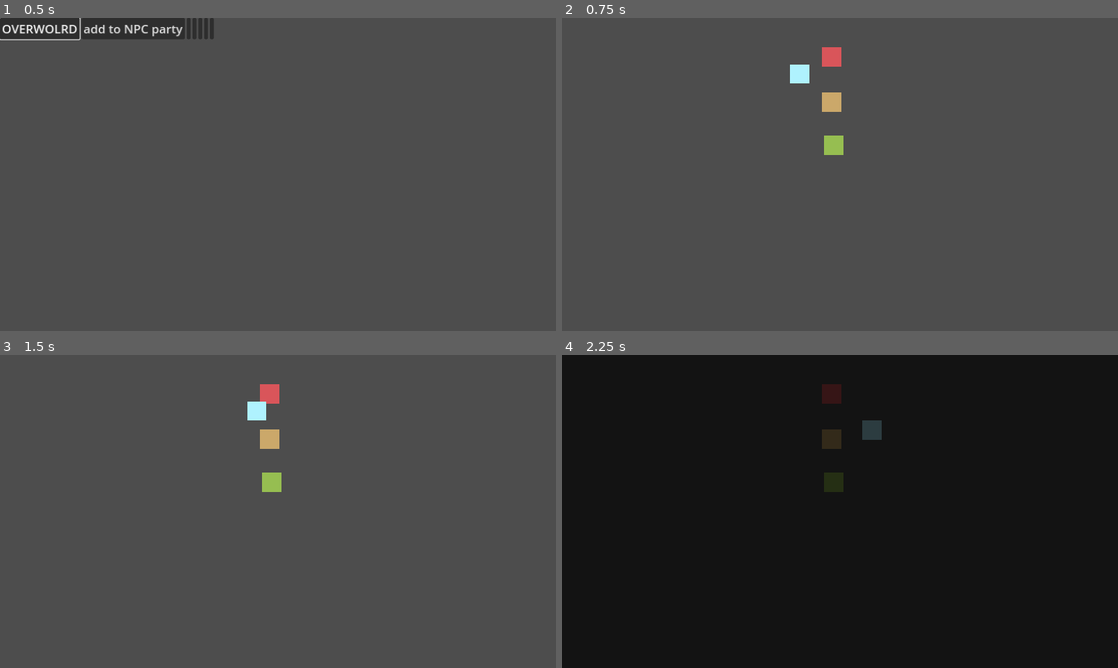
Above: before the commit, frames 1-4 (two rows, left to right).
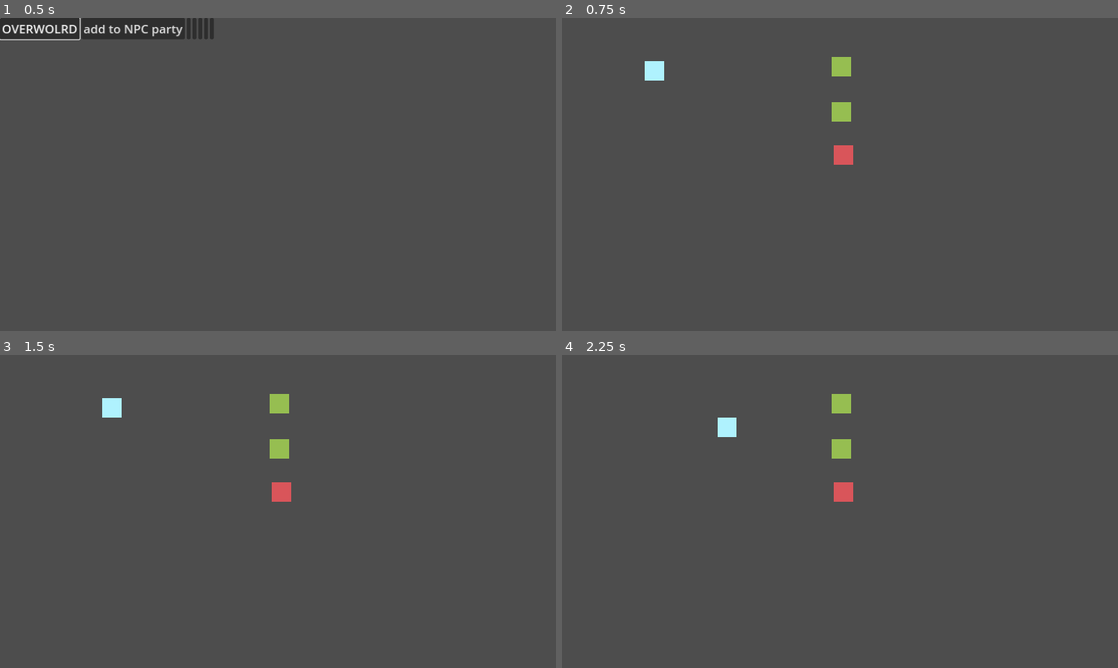
Above: after the commit, the same moments.

Repository: Where-is-my-input/Erratic-Seasons
Game: Godot game, scene res://game_scenes/n_2d_debug_scene.tscn
Two runs of this game, one before a commit and one after it. Both use one fixed random seed, a clock stepped at 60 frames per second and the inputs below.
Inputs:
- Up to frame 1 (0.5 s): no input
- Up to frame 2 (0.75 s): click "OVERWOLRD" at 0.5 s
- Up to frame 3 (1.5 s): tap Enter at 1.25 s; hold D (right) from 1.28 s (still down)
- Up to frame 4 (2.25 s): release D (right) at 2.03 s; hold S (down) from 2.03 s (still down)

Frame 1 is identical in both runs. In frame 2, 1.6% of the frame differs, in the area x 14-53%, y 9-47%; in frame 3, 1.6%; in frame 4, 100%, in the area x 0-100%, y 0-100%.

Commit message:
RandomEncounterGenerator
Now the encounters are completly random, you can add more encounters if you want and also the positions that they will spawn, just add more Markers2D

Diff:
--- a/game_scenes/Camp/camp_scene.gd
+++ b/game_scenes/Camp/camp_scene.gd
@@ -5,7 +5,6 @@
 # Called when the node enters the scene tree for the first time.
 func _ready() -> void:
 	transition.play("fadeIn")
-
 
 func _on_gb_bt_pressed() -> void:
 	get_tree().change_scene_to_packed(Global.OwScene)
--- /dev/null
+++ b/game_scenes/Encounters/encounter_randomizer.gd
@@ -0,0 +1,29 @@
+extends Node2D
+
+@export var encounterToRandom : Array[PackedScene]
+
+@onready var encounterPositions : Array[Marker2D]
+
+var rng = RandomNumberGenerator.new()
+var randomValue := 0.0 as float
+var posArray : Array
+# Called when the node enters the scene tree for the first time.
+func _ready() -> void:
+	AddEncounterPos()
+	SpawnRandomEncounter()
+
+func AddEncounterPos() -> void:
+	var markersParent := get_tree().get_first_node_in_group("Markers")
+	for child in markersParent.get_children():
+		encounterPositions.append(child)
+
+func SpawnRandomEncounter() -> void:
+	var posInt = 0
+	for encounter in encounterToRandom:
+		rng.randomize()
+		randomValue = rng.randi_range(0, encounterToRandom.size()-1)
+		var newEncounter = encounterToRandom[randomValue].instantiate()
+		#newEncounter.global_position = posArray[posInt].global_position
+		newEncounter.global_position = encounterPositions[posInt].global_position
+		get_tree().root.call_deferred("add_child", newEncounter)
+		posInt += 1
--- /dev/null
+++ b/game_scenes/Encounters/encounter_randomizer.tscn
@@ -0,0 +1,10 @@
+[gd_scene load_steps=5 format=3 uid="uid://rgqg43yijq67"]
+
+[ext_resource type="Script" path="res://game_scenes/Encounters/encounter_randomizer.gd" id="1_02m4j"]
+[ext_resource type="PackedScene" uid="uid://fvjcpt3k6ej" path="res://game_scenes/Encounters/battleEncounter.tscn" id="2_cy3y2"]
+[ext_resource type="PackedScene" uid="uid://clr7jtuuj3p2" path="res://game_scenes/Encounters/camp_encounter.tscn" id="3_v8h42"]
+[ext_resource type="PackedScene" uid="uid://cu0slxcj8evyf" path="res://game_scenes/Encounters/trade_encounter.tscn" id="4_0b1xy"]
+
+[node name="EncounterRandomizer" type="Node2D"]
+script = ExtResource("1_02m4j")
+encounterToRandom = Array[PackedScene]([ExtResource("2_cy3y2"), ExtResource("3_v8h42"), ExtResource("4_0b1xy")])
--- a/game_scenes/OverWorld/over_world.tscn
+++ b/game_scenes/OverWorld/over_world.tscn
@@ -1,20 +1,22 @@
-[gd_scene load_steps=5 format=3 uid="uid://ymrq80vwk5l8"]
+[gd_scene load_steps=3 format=3 uid="uid://ymrq80vwk5l8"]
 
-[ext_resource type="PackedScene" uid="uid://fvjcpt3k6ej" path="res://game_scenes/Encounters/battleEncounter.tscn" id="1_b7ysv"]
-[ext_resource type="PackedScene" uid="uid://clr7jtuuj3p2" path="res://game_scenes/Encounters/camp_encounter.tscn" id="2_fa4cw"]
-[ext_resource type="PackedScene" uid="uid://cu0slxcj8evyf" path="res://game_scenes/Encounters/trade_encounter.tscn" id="3_lshge"]
 [ext_resource type="PackedScene" uid="uid://chkx3qr4edy" path="res://game_scenes/OverWorld/OWCharacter/over_world_character.tscn" id="4_omhwd"]
+[ext_resource type="PackedScene" uid="uid://rgqg43yijq67" path="res://game_scenes/Encounters/encounter_randomizer.tscn" id="5_7ppo1"]
 
 [node name="OverWorld" type="Node2D"]
 
-[node name="battleEncounter" parent="." instance=ExtResource("1_b7ysv")]
-position = Vector2(539, 61)
+[node name="OverWorldCharacter" parent="." instance=ExtResource("4_omhwd")]
+position = Vector2(172, 90)
 
-[node name="CampEncounter" parent="." instance=ExtResource("2_fa4cw")]
-position = Vector2(539, 154)
+[node name="EncounterRandomizer" parent="." instance=ExtResource("5_7ppo1")]
 
-[node name="TradeEncounter" parent="." instance=ExtResource("3_lshge")]
-position = Vector2(543, 244)
+[node name="Markers" type="Node" parent="." groups=["Markers"]]
 
-[node name="OverWorldCharacter" parent="." instance=ExtResource("4_omhwd")]
-position = Vector2(472, 96)
+[node name="EncounterPos1" type="Marker2D" parent="Markers"]
+position = Vector2(559, 81)
+
+[node name="EncounterPos2" type="Marker2D" parent="Markers"]
+position = Vector2(559, 174)
+
+[node name="EncounterPos3" type="Marker2D" parent="Markers"]
+position = Vector2(563, 264)
--- a/game_scenes/battle.tscn
+++ b/game_scenes/battle.tscn
@@ -66,7 +66,7 @@
 "times": PackedFloat32Array(1),
 "transitions": PackedFloat32Array(1),
 "update": 1,
-"values": [true]
+"values": [false]
 }
 tracks/2/type = "value"
 tracks/2/imported = false
